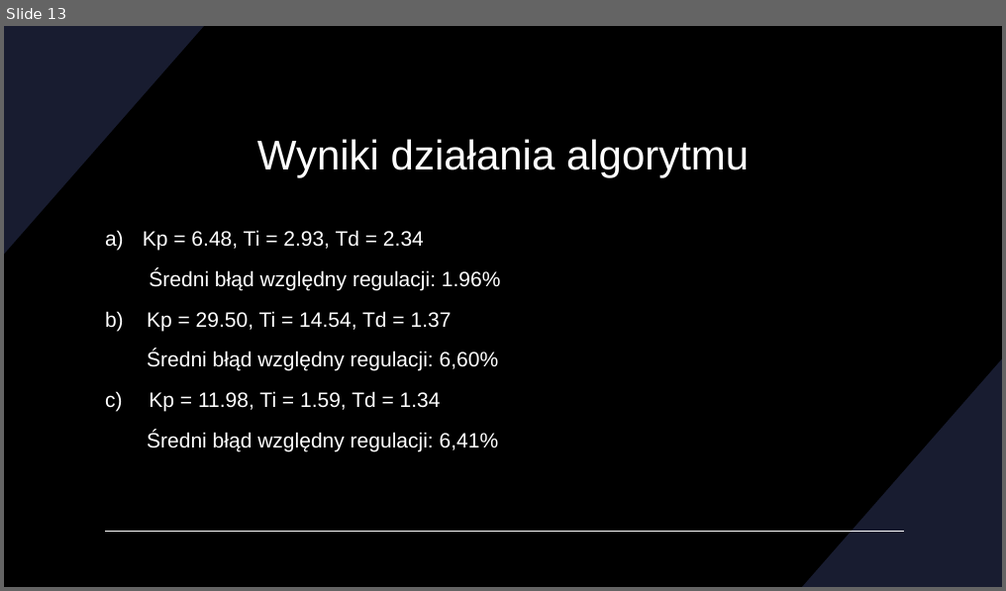
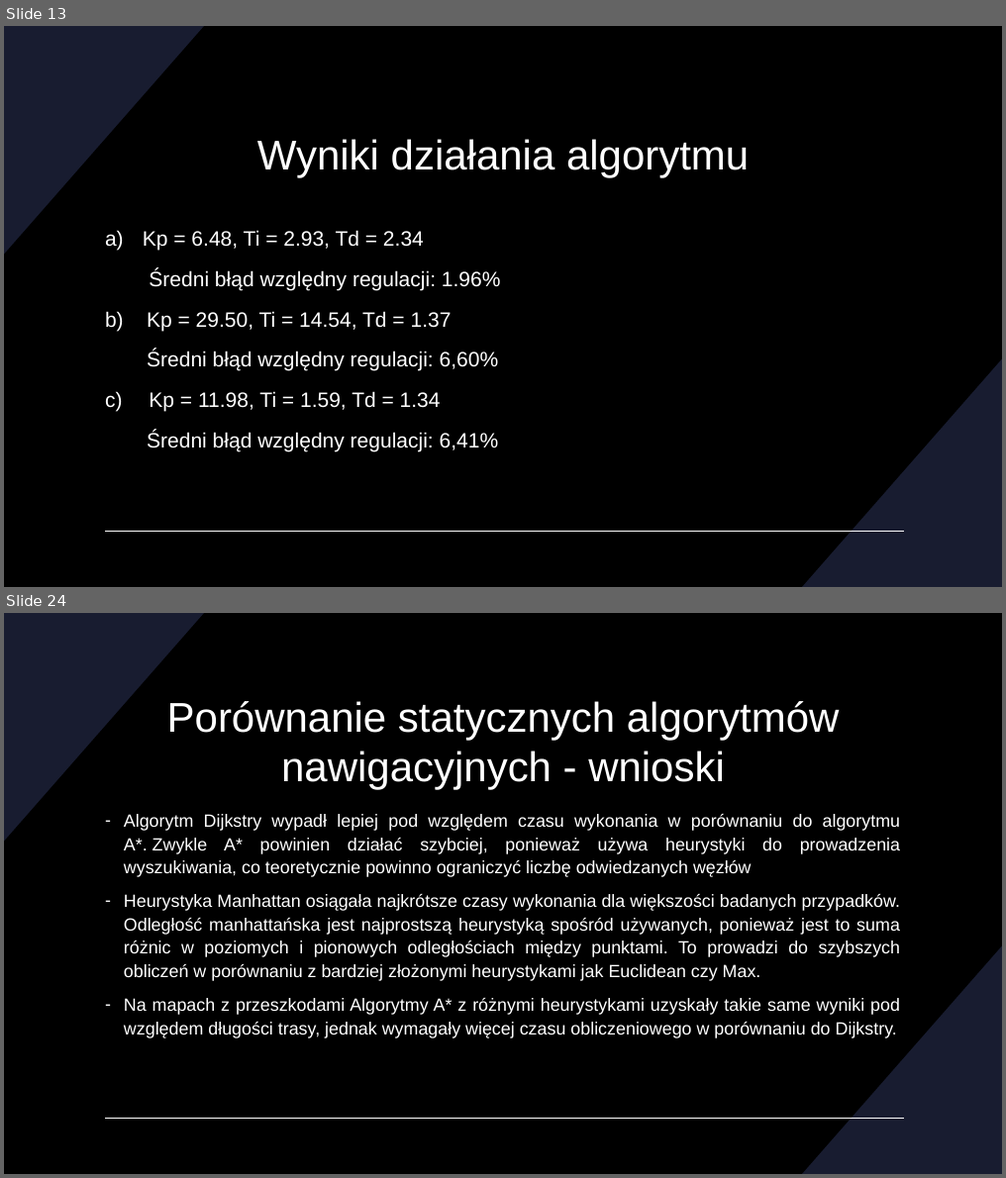
Before and after one commit to DevxMike/master_degree, a slide deck: ppt/Magisterka.pptx. Shown one above the other, each under a label of ours: slide 13 before the commit, slides 13 and 24 after it; the slides between them are not shown. The pictures are 1006x591 and 1006x1178 pixels, drawn with LibreOffice and Linux fonts; fonts in the diff are those of the drawing. Boxes give left, top, right and bottom in pixels: in the first picture for what was removed or moved away, otherwise in the second. Text is boxed around its words. In the diff, an @@ line names an element or a change of style, - is before the commit and + after.

```diff
--- a/ppt/Magisterka.pptx
+++ b/ppt/Magisterka.pptx
@@ slide 24 added at (x1=4, y1=613, x2=1002, y2=1174), background #000000; not listed: 3 template elements that a slide beside it also shows @@
@@ title added at (x1=167, y1=701, x2=840, y2=789), 40 pt, text #FFFFFF @@
+Porównanie statycznych algorytmów nawigacyjnych - wnioski
@@ text added at (x1=124, y1=814, x2=900, y2=1039), 17 pt, text #FFFFFF @@
+– Algorytm Dijkstry wypadł lepiej pod względem czasu wykonania w porównaniu do algorytmu A*. Zwykle A* powinien działać szybciej, ponieważ używa heurystyki do prowadzenia wyszukiwania, co teoretycznie powinno ograniczyć liczbę odwiedzanych węzłów
+– Heurystyka Manhattan osiągała najkrótsze czasy wykonania dla większości badanych przypadków. Odległość manhattańska jest najprostszą heurystyką spośród używanych, ponieważ jest to suma różnic w poziomych i pionowych odległościach między punktami. To prowadzi do szybszych obliczeń w porównaniu z bardziej złożonymi heurystykami jak Euclidean czy Max.
+– Na mapach z przeszkodami Algorytmy A* z różnymi heurystykami uzyskały takie same wyniki pod względem długości trasy, jednak wymagały więcej czasu obliczeniowego w porównaniu do Dijkstry.
```
Also in this commit, not shown: 7 slides changed, 10 other slides added, 3 other files.
